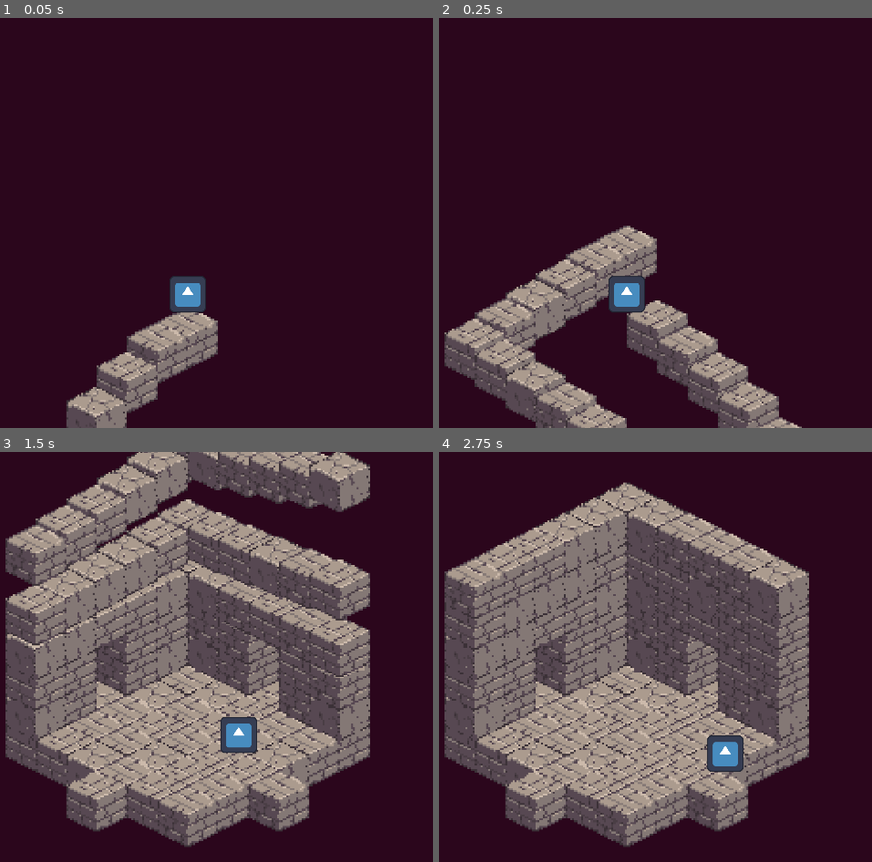
Above: before the commit, frames 1-4 (two rows, left to right).
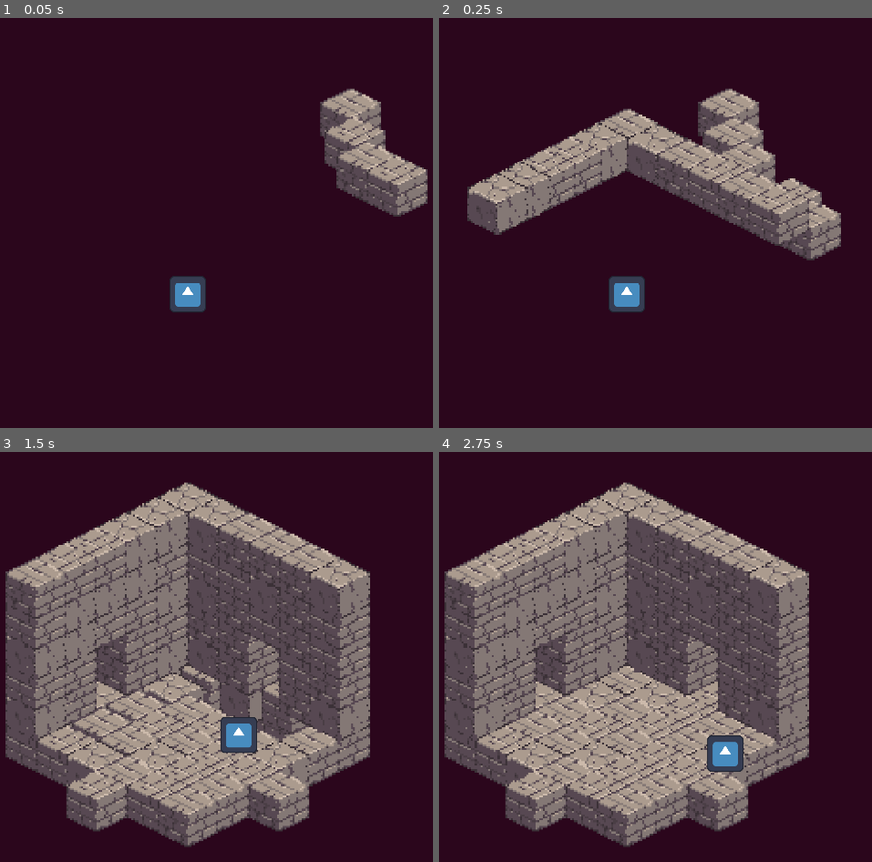
Above: after the commit, the same moments.

Repository: bitwise-aiden/godot-playground
Game: Godot game, scene res://game.tscn
Same seed, same stepped clock (60 frames per second), same inputs: the game is played once before the commit and once after it. The engine's default icon, where the game draws it, is replaced by a stand-in: a white triangle on a blue panel in a dark square.
Inputs:
- Up to frame 1 (0.05 s): no input
- Up to frame 2 (0.25 s): no input
- Up to frame 3 (1.5 s): hold Right (ui_right) 0.53-1.28 s; hold Down (ui_down) from 1.28 s (still down)
- Up to frame 4 (2.75 s): release Down (ui_down) at 2.03 s; hold Right (ui_right) from 2.03 s (still down)

The runs differ from the first frame. In frame 1, 9.6% of the frame differs, in the area x 15-99%, y 17-100%; in frame 2, 31%, in the area x 1-93%, y 17-100%; in frame 3, 24%; in frame 4, nothing differs.

Commit message:
Broken attempt at new transition

Diff:
--- a/block.gd
+++ b/block.gd
@@ -25,11 +25,11 @@
 
 # Public methods
 
-func move_in(
-	from : float,
+func enter(
+	direction : Vector2,
 ) -> void:
 	__sprite.visible = true
-	__sprite.position.y = from
+	__sprite.position = direction * 200.0
 
 	var tween : Tween = create_tween()
 
@@ -37,28 +37,25 @@
 	tween.set_trans(Tween.TRANS_CIRC)
 	tween.tween_property(
 		__sprite,
-		"position:y",
-		0.0,
-		0.5 ,
+		"position",
+		Vector2.ZERO,
+		0.2,
 	)
 
 	await tween.finished
 
 
-func move_out(
-	to : float,
-	behind : bool
+func exit(
+	direction : Vector2,
 ) -> void:
-	z_index += -10 if behind else 10
-
 	var tween : Tween = create_tween()
 
 	tween.set_ease(Tween.EASE_IN_OUT)
 	tween.tween_property(
 		__sprite,
-		"position:y",
-		to,
-		0.5 + randf() * 0.2,
+		"position",
+		direction * 200.0,
+		0.2,
 	)
 
 	await tween.finished
--- a/dungeon.gd
+++ b/dungeon.gd
@@ -30,6 +30,45 @@
 
 
 # Public methods
+
+
+func blocks_enter(
+	direction : Vector2i,
+	except : Array = [],
+) -> void:
+	var blocks : Array[Block] = get_blocks()
+	blocks.sort_custom(
+		func (a, b):
+			__block_coord(a) * direction < __block_coord(b) * direction
+	)
+
+	for block in blocks:
+		if except.find(__block_location(block)) != -1:
+			continue
+
+		__block_enter(block, direction)
+
+		await get_tree().create_timer(0.01).timeout
+
+
+func blocks_exit(
+	direction : Vector2i,
+	except : Array = [],
+) -> void:
+	var blocks : Array[Block] = get_blocks()
+	blocks.sort_custom(
+		func (a, b):
+			__block_coord(a) * direction > __block_coord(b) * direction
+	)
+
+	for block in blocks:
+		if except.find(__block_location(block)) != -1:
+			continue
+
+		__block_exit(block, direction)
+
+		await get_tree().create_timer(0.01).timeout
+
 
 func get_blocks() -> Array[Block]:
 	var blocks : Array[Block] = []
@@ -100,38 +139,50 @@
 
 	await get_tree().process_frame
 
-	erase_blocks(behind, curr_blocks.keys())
-	show_blocks(prev_blocks.keys())
+	var angle : float = Vector2.UP.angle_to(__direction_scalar)
+	var direction : Vector2i = Vector2i(Vector2(offset).rotated(angle))
 
-
-func show_blocks(
-	except : Array = [],
-) -> void:
-	for i in __layers.size():
-		for block in __layers[i].get_blocks():
-			if except.find(__block_location(block)) != -1:
-				continue
-
-			__show_block(block)
-
-			await get_tree().create_timer(0.001).timeout
-
-
-func erase_blocks(
-	behind : bool,
-	except : Array = [],
-) -> void:
-	for i in __layers.size():
-		for block in __layers[__layers.size() - 1 - i].get_blocks():
-			if except.find(__block_location(block)) != -1:
-				continue
-
-			__erase_block(block, behind)
-
-		await get_tree().create_timer(0.01).timeout
+	blocks_exit(offset, curr_blocks.keys())
+	blocks_enter(offset, prev_blocks.keys())
 
 
 # Private methods
+
+func __block_coord(
+	block : Block,
+) -> Vector2i:
+	var location : Vector3i = __block_location(block)
+
+	return Vector2i(location.x, location.y)
+
+
+var __directions : Dictionary = {
+	Vector2i.UP : Vector2(1, -1),
+	Vector2i.RIGHT : Vector2(-1, -1),
+	Vector2i.DOWN : Vector2(-1, 1),
+	Vector2i.LEFT : Vector2(1, 1),
+}
+
+func __block_enter(
+	block : Block,
+	direction : Vector2i,
+) -> void:
+	await block.enter(__directions[direction] * __direction_scalar)
+
+
+func __block_exit(
+	block : Block,
+	direction : Vector2i,
+) -> void:
+	await block.exit(__directions[direction] * __direction_scalar * -1)
+
+	var location = __block_location(block)
+
+	var coord : Vector2i = Vector2i(location.x, location.y)
+	var layer : int = location.z
+
+	__layers[layer].erase_cell(0, coord)
+
 
 func __block_location(
 	block : Block,
@@ -141,24 +192,3 @@
 	var coord : Vector2i = __layers[layer].local_to_map(block.position)
 
 	return Vector3i(coord.x, coord.y, layer)
-
-
-func __show_block(
-	block : Block,
-) -> void:
-	var layer : int = __block_location(block).z
-	block.move_in(-200.0 if layer > 0 else 200.0)
-
-
-func __erase_block(
-	block : Block,
-	behind : bool = false,
-) -> void:
-	var location = __block_location(block)
-
-	var coord : Vector2i = Vector2i(location.x, location.y)
-	var layer : int = location.z
-
-	await block.move_out(-200.0 if layer > 0 else 200.0, behind)
-
-	__layers[layer].erase_cell(0, coord)
--- a/game.gd
+++ b/game.gd
@@ -15,7 +15,7 @@
 func _ready() -> void:
 	await get_tree().process_frame
 
-	__dungeon.show_blocks()
+	__dungeon.blocks_enter(Vector2.UP)
 	__player.set_direction_scalar(
 		__dungeon.get_diagonal_scalar()
 	)
